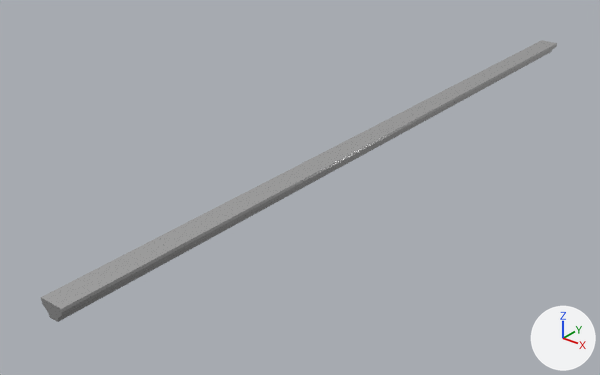
The Blender file Assets/Resources/materials/tileModels/railBar.blend: old version first, new version second.
Both versions are drawn from a 50 mm lens placed at (18.9, -11.7, 14.6), pointed at (-2.4, 14.9, -1.9). Arrows for +X, +Y and +Z are at lower right; the lights stay in place. The picture after the commit comes second.

In view in the first picture: 'railBar'.
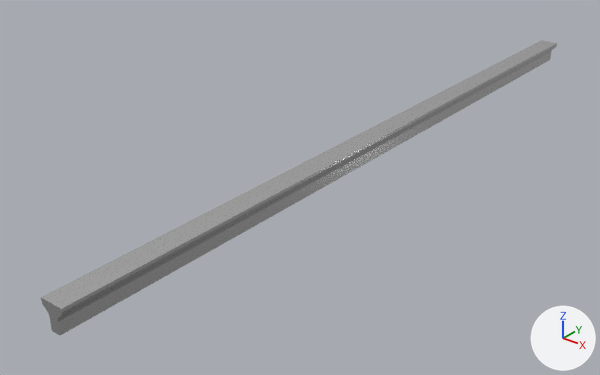
The newer file is also turned or shifted as a whole; pictures and numbers use the older file's frame.

Location of each change, [x1, y1, x2, y2] in pixels of the pictures (600 x 375 px):
'railBar', reshaped: before [41, 40, 557, 322]; after [41, 40, 557, 336]
part 1 of me_track17_pmd0_mesh_009, built on: after [50, 52, 551, 336]

The change in detail:
me_track17_pmd0_mesh_009 is used by ob_railbar; location (0.0, 0.0, 0.0).
Verts and faces of me_track17_pmd0_mesh_009; kept vertices keep their numbers, new ones are numbered from 30.
Before the commit, vertices of me_track17_pmd0_mesh_009: 18 (-0.2, 0.0, 0.0) at pixel (49, 317), 22 (0.2, 0.0, 0.0) at pixel (57, 322), 25 (-0.2, 36.0, 0.0), 27 (0.2, 36.0, 0.0) at pixel (551, 51).
me_track17_pmd0_mesh_009 had 30 vertices, 16 faces and spanned x -0.5..0.5, y 0.0..36.0, z 0.0..0.6.
me_track17_pmd0_mesh_009 now has 34 vertices, 20 faces and spans x -0.5..0.5, y 0.0..36.0, z -0.5..0.6.
Part 1, on me_track17_pmd0_mesh_009:
Faces deleted: (18, 25, 27, 22).
New vertices 30 to 33 stand at vertices 18, 22, 25, 27, in that order, plus (0.0, 0.0, -0.5).
New faces: (18, 30, 31, 22), (30, 32, 33, 31), (25, 27, 33, 32), (18, 25, 32, 30), (22, 31, 33, 27).
